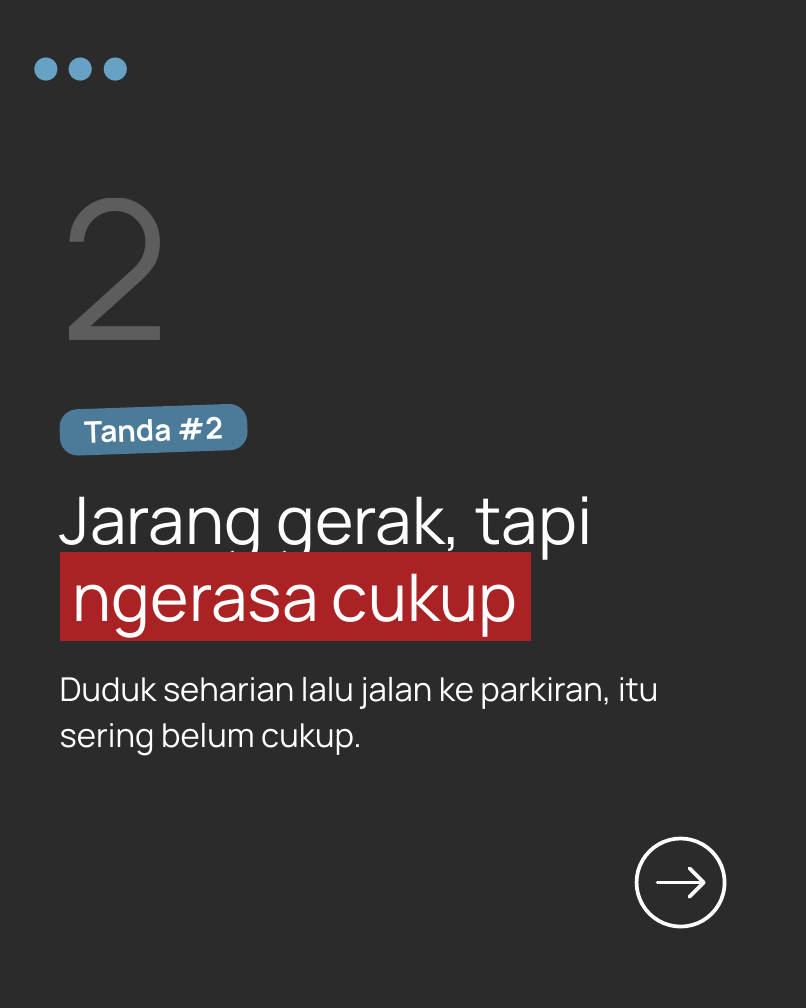
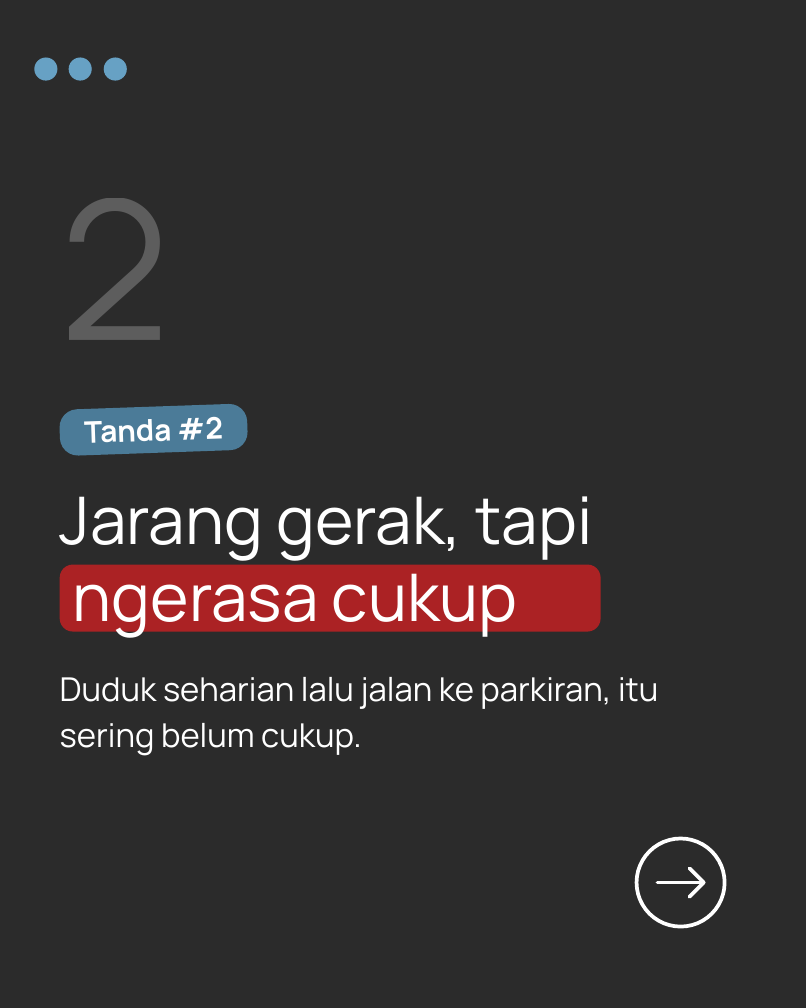
Before and after one commit to aljihadjundy-oss/jundy-aljihad, a slide deck: slide 3 of carousel-output/C01-sehat-vs-gak-sakit/C01.pptx. Drawn at 806x1008 pixels with LibreOffice and Linux fonts; fonts in the diff are those of the drawing; background and template pictures are left out; a plain dark background stands for a picture behind light text. Boxes give left, top, right and bottom in pixels: in the first picture for what was removed or moved away, otherwise in the second. Text is boxed around its words. In the diff, an @@ line names an element or a change of style, - is before the commit and + after.

```diff
--- a/carousel-output/C01-sehat-vs-gak-sakit/C01.pptx
+++ b/carousel-output/C01-sehat-vs-gak-sakit/C01.pptx
@@ text "Jarang gerak, tapi ngerasa cukup" at [60, 496, 592, 639]: highlight #AB2224 to none in "ngerasa cukup" @@
@@ rounded rectangle added at [59, 565, 600, 632], fill #AB2224 @@
```
Also in this commit, not shown: 1 other slide changed, 10 other files.
